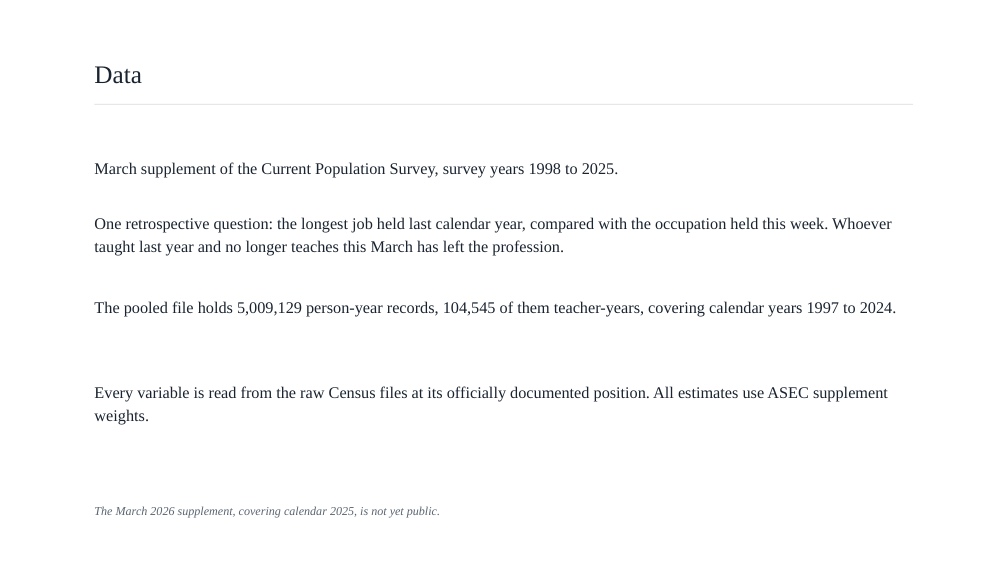
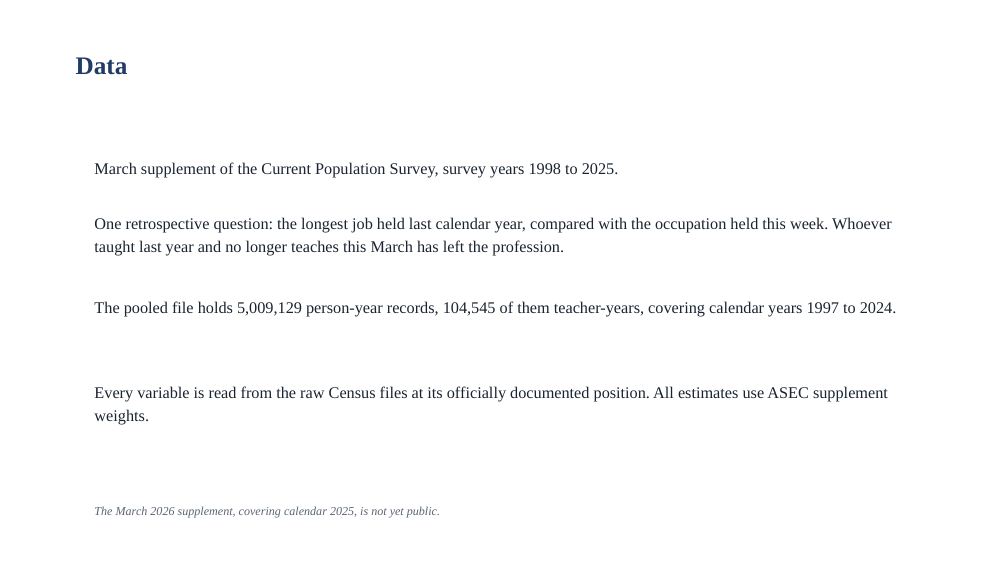
Before and after one commit to jedr1-ship-it/Alternative-Pathways----Quant, a slide deck: slide 2 of report/teacher_attrition_figures.pptx. Drawn at 1008x567 pixels with LibreOffice and Linux fonts; fonts in the diff are those of the drawing. Boxes give left, top, right and bottom in pixels: in the first picture for what was removed or moved away, otherwise in the second. Text is boxed around its words. In the diff, an @@ line names an element or a change of style, - is before the commit and + after.

```diff
--- a/report/teacher_attrition_figures.pptx
+++ b/report/teacher_attrition_figures.pptx
@@ text "Data": place and size @@
-text "Data" at bbox=[94, 66, 142, 84]
+text "Data" at bbox=[76, 57, 128, 75]
@@ text "Data" at bbox=[76, 57, 128, 75]: text colour #1A2430 to #1F3B66, bold on @@
@@ line removed from (95, 104) to (913, 104) @@
```
Also in this commit, not shown: 1 other slide changed, 27 other files.
